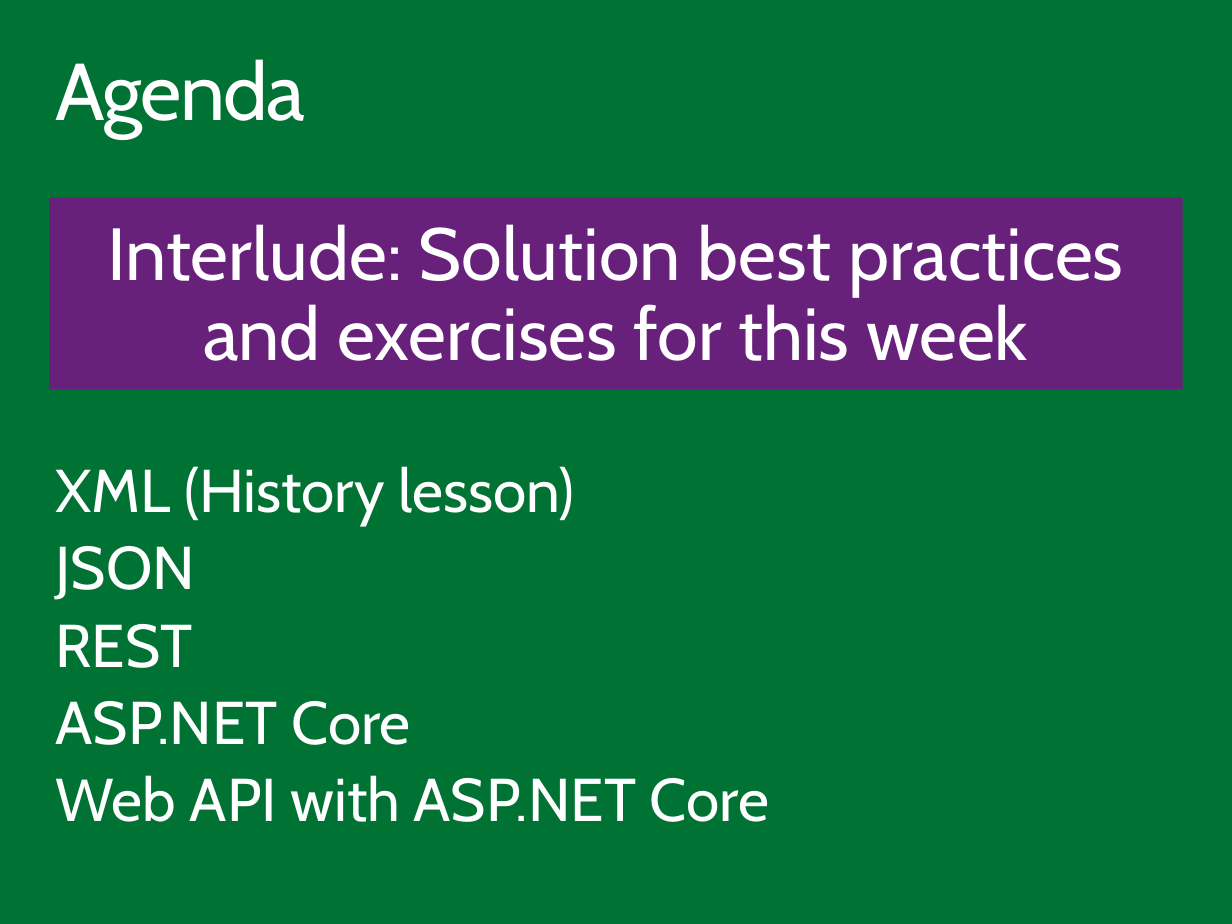
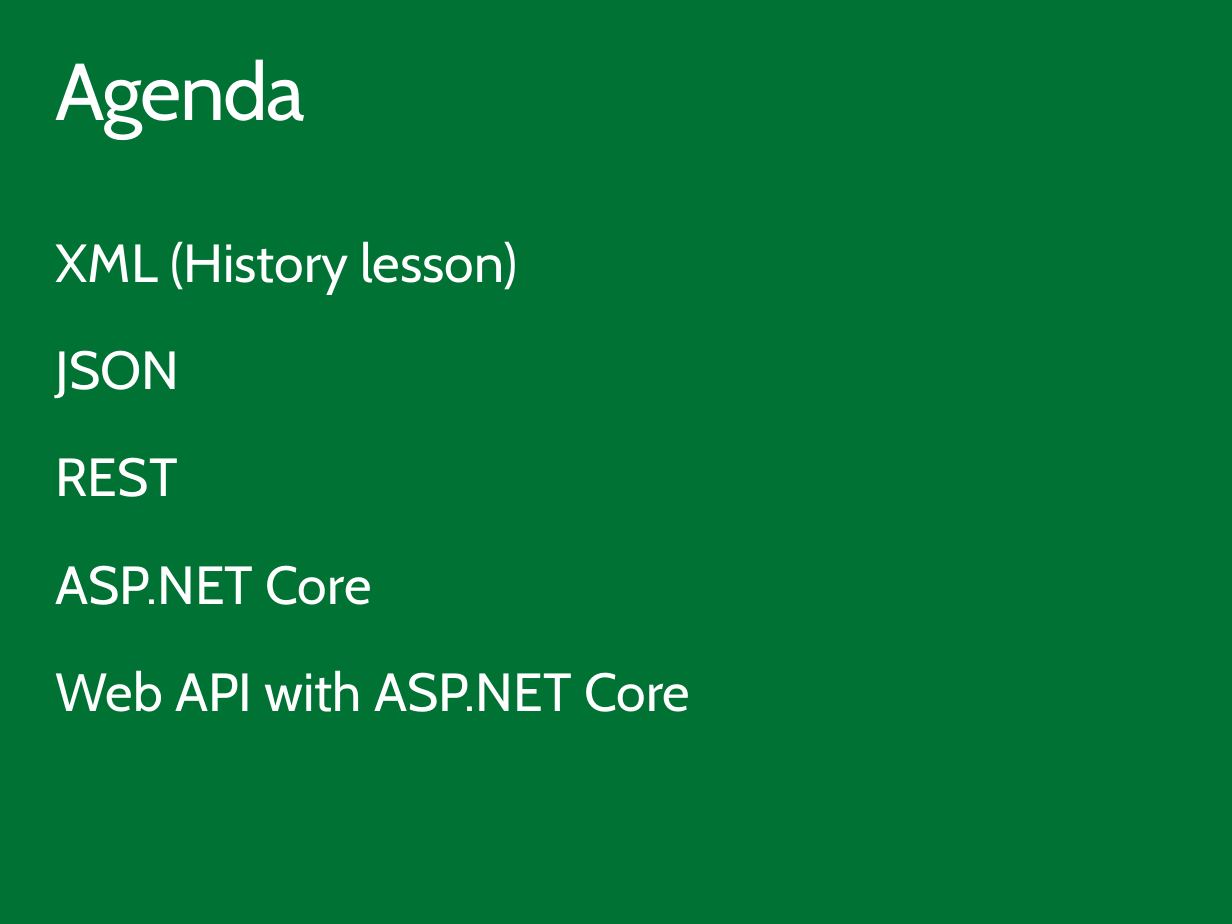
Before and after one commit to ondfisk/BDSA2018, a slide deck: slide 2 of Slides/Lecture07 - JSON and the REST, ASP.NET Core.pptx. Drawn at 1232x924 pixels with LibreOffice and Linux fonts; fonts in the diff are those of the drawing. Boxes give left, top, right and bottom in pixels: in the first picture for what was removed or moved away, otherwise in the second. Text is boxed around its words. In the diff, an @@ line names an element or a change of style, - is before the commit and + after.

```diff
--- a/Slides/Lecture07 - JSON and the REST, ASP.NET Core.pptx
+++ b/Slides/Lecture07 - JSON and the REST, ASP.NET Core.pptx
@@ text "XML (History lesson)": place and size @@
-text "XML (History lesson)" at (56, 466, 769, 822)
+text "XML (History lesson)" at (56, 241, 690, 712)
@@ text "XML (History lesson)" at (56, 241, 690, 712): size 36 to 32 pt; line spacing 0.9 to 1.5 @@
@@ rectangle removed at (50, 198, 1184, 390) @@
-Interlude: Solution best practices and exercises for this week
```
Also in this commit, not shown: 7 other slides changed, 2 slides added, 2 slides removed.
